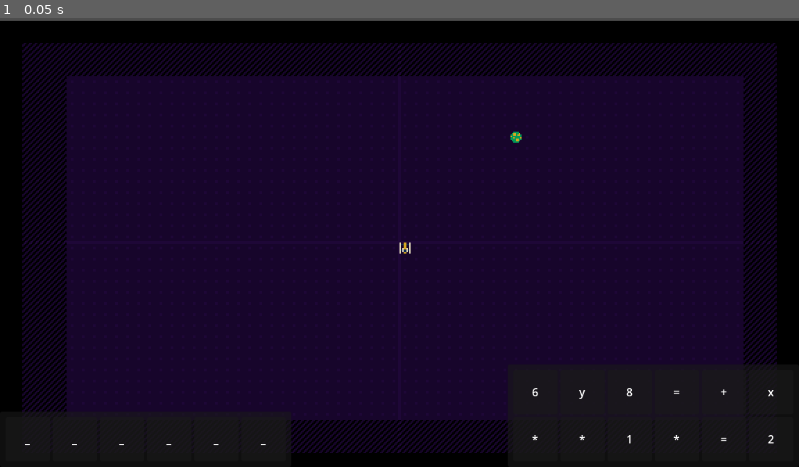
Above: before the commit, frame 1.
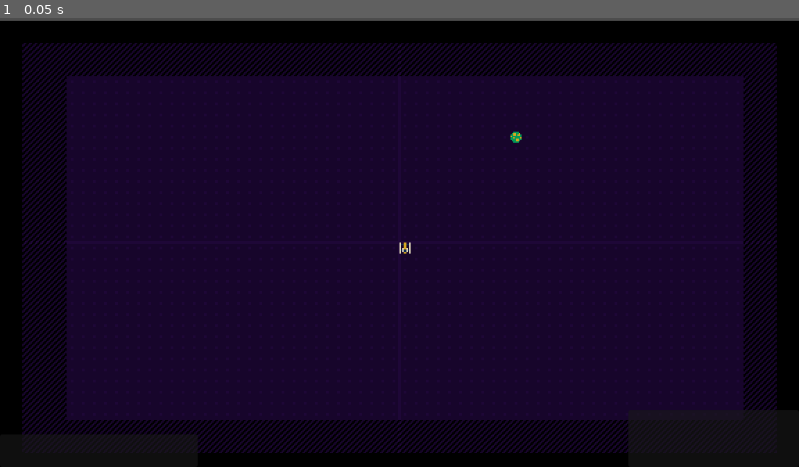
Above: after the commit, the same moment.

Repository: Mackenzie-Beck/FIFA2025
Game: Godot game, scene res://test.tscn
Two runs of this game, one before a commit and one after it. Both use one fixed random seed, a clock stepped at 60 frames per second and the inputs below.
Inputs:
- Up to frame 1 (0.05 s): no input

The runs differ from the first frame. In frame 1, 0.2% of the frame differs, in the area x 3-97%, y 78-96%.
Error after the commit: Invalid call. Nonexistent function 'set_term_set' in base 'Control (term_interface.gd)'. (res://Game.gd:9)

Commit message:
refactored game and term interface

Diff:
--- a/UI/term_interface.gd
+++ b/UI/term_interface.gd
@@ -12,29 +12,3 @@
 func _physics_process(delta: float) -> void:
 	if grabbed_term.visible:
 		grabbed_term.global_position = get_global_mouse_position() + Vector2(5,5)
-
-
-func _on_term_clicked(index : int, button: int, term_text) -> void:
-	match button:
-		1:
-			if grabbed_term.visible == false:
-				grabbed_term.set_term_text(term_text)
-				grabbed_term.visible = !grabbed_term.visible
-				#print(index , " ", term_text)
-		2:
-			print("right click")
-
-
-func set_equation_template(num : int) -> void:
-	equation_template.num_term_slots = num
-	equation_template.update_term_slots()
-	for term in equation_template.term_slots.get_children():
-		term.term_clicked.connect(_on_term_clicked)
-
-func set_term_set(equation: String, num: int) -> void:
-	var tokens = []
-	for char in equation:
-		tokens.append(char)
-	term_set.update_term_set(tokens, num)
-	for term in term_set.grid_container.get_children():
-		term.term_clicked.connect(_on_term_clicked)
--- a/UI/term_set.gd
+++ b/UI/term_set.gd
@@ -2,7 +2,7 @@
 
 
 const TERM = preload("uid://c3lam4sdf8qcb")
-@onready var grid_container: GridContainer = $MarginContainer/GridContainer
+@onready var term_grid: GridContainer = $MarginContainer/GridContainer
 
 var term_set = [
 	"0", "1", "2", "3", "4", "5", "6", "7", "8", "9",
@@ -10,16 +10,41 @@
 ]
 
 
-func update_term_set(tokens: Array, num: int) -> void:
-	var shuffled_tokens = tokens.duplicate()
-	shuffled_tokens.shuffle()
+func set_term_set_data(term_set_data: TermSetData) -> void:
+	if !term_set_data.term_set_updated.is_connected(populate_term_grid):
+		term_set_data.term_set_updated.connect(populate_term_grid)
+		populate_term_grid(term_set_data)
 
-	for token in shuffled_tokens:
-		var new_term = TERM.instantiate()
-		new_term.set_term_text(token)
-		grid_container.add_child(new_term)
 
-	for temp in range(0,tokens.size()):
-		var new_term = TERM.instantiate()
-		new_term.set_term_text(term_set.pick_random())
-		grid_container.add_child(new_term)
+func populate_term_grid(term_set_data: TermSetData) -> void:
+	#clears TermGrid
+	for child in term_grid.get_children():
+		child.queue_free()
+
+	for term_data in term_set_data.term_datas:
+		var term = TERM.instantiate()
+		term_grid.add_child(term)
+
+		term.term_clicked.connect(term_set_data.on_term_clicked)
+
+		if term_data:
+			term.set_term_data(term_data)
+
+
+func clear_term_Set_data(term_Set_data: TermSetData) -> void:
+	term_Set_data.term_Set_updated.disconnect(populate_term_grid)
+
+
+#func update_term_set(tokens: Array, num: int) -> void:
+	#var shuffled_tokens = tokens.duplicate()
+	#shuffled_tokens.shuffle()
+	#
+	#for token in shuffled_tokens:
+		#var new_term = TERM.instantiate()
+		#new_term.set_term_text(token)
+		#grid_container.add_child(new_term)
+		#
+	#for temp in range(0,tokens.size()):
+		#var new_term = TERM.instantiate()
+		#new_term.set_term_text(term_set.pick_random())
+		#grid_container.add_child(new_term)
--- a/scripts/term_set_data.gd
+++ b/scripts/term_set_data.gd
@@ -1,9 +1,9 @@
 extends Node
-class_name TermSet
+class_name TermSetData
 
 
-signal term_set_updated(term_set : TermSet)
-signal term_set_interact(term_set: TermSet, index: int, button: int)
+signal term_set_updated(term_set_data : TermSetData)
+signal term_set_interact(term_set_data: TermSetData, index: int, button: int)
 
 @export var term_datas: Array[TermData]
 
